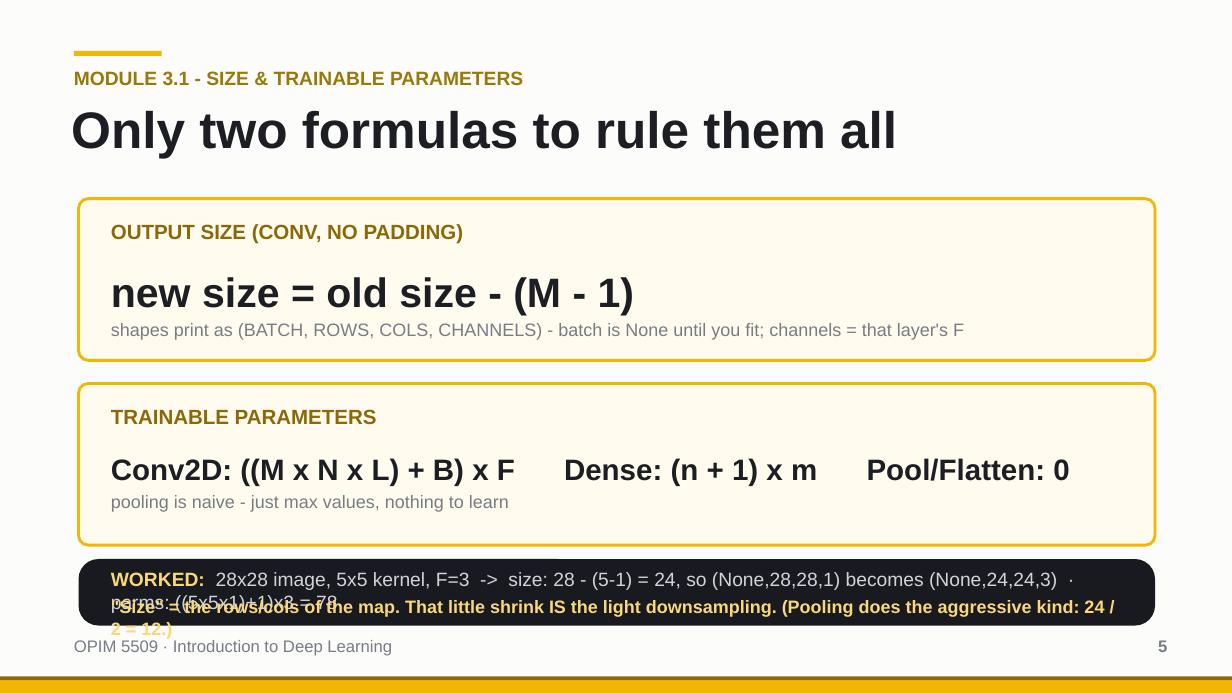
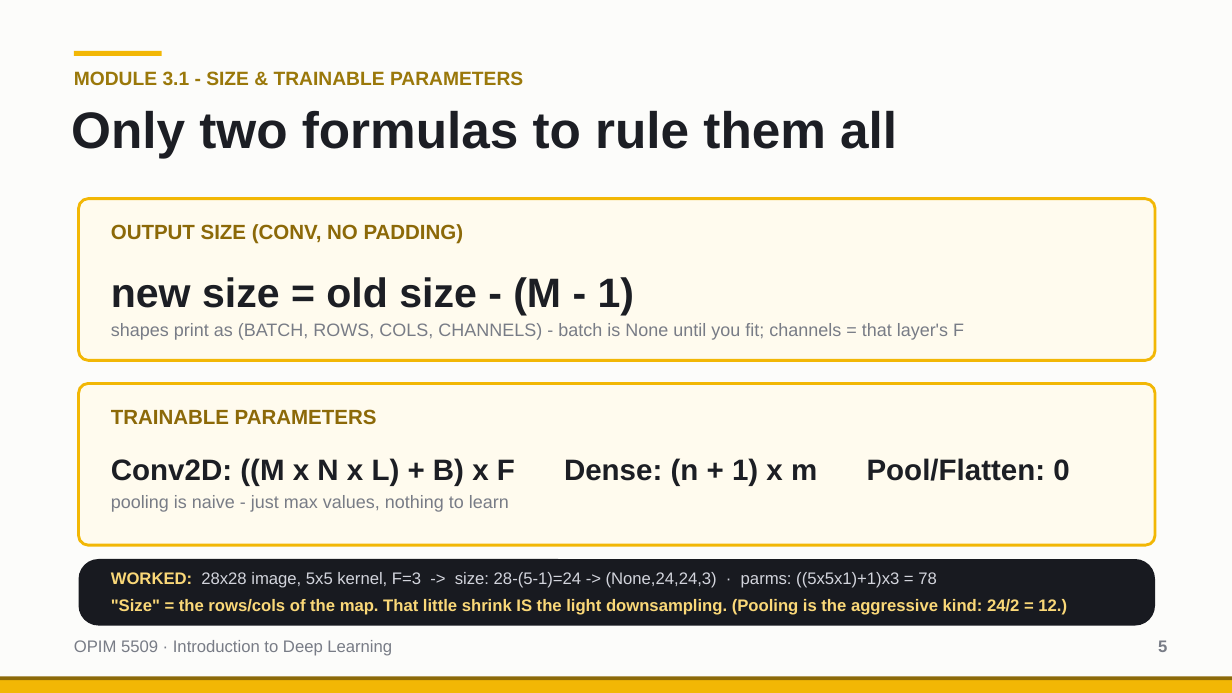
Before and after one commit to drdave-teaching/OPIM5509Files, a slide deck: slide 5 of OPIM5509_Module3_Files/slides/Math for a Simple ConvNet.pptx. Drawn at 1232x693 pixels with LibreOffice and Linux fonts; fonts in the diff are those of the drawing. Boxes give left, top, right and bottom in pixels: in the first picture for what was removed or moved away, otherwise in the second. Text is boxed around its words. In the diff, an @@ line names an element or a change of style, - is before the commit and + after.

```diff
--- a/OPIM5509_Module3_Files/slides/Math for a Simple ConvNet.pptx
+++ b/OPIM5509_Module3_Files/slides/Math for a Simple ConvNet.pptx
@@ text at [111, 599, 1067, 615]: text changed; size 14 to 13 pt @@
-"Size" = the rows/cols of the map. That little shrink IS the light downsampling. (Pooling does the aggressive kind: 24 / 2 = 12.)
+"Size" = the rows/cols of the map. That little shrink IS the light downsampling. (Pooling is the aggressive kind: 24/2 = 12.)
@@ text at [111, 572, 937, 588]: text changed; size 15 to 13 pt @@
-WORKED: 28x28 image, 5x5 kernel, F=3 -> size: 28 - (5-1) = 24, so (None,28,28,1) becomes (None,24,24,3) · parms: ((5x5x1)+1)x3 = 78
+WORKED: 28x28 image, 5x5 kernel, F=3 -> size: 28-(5-1)=24 -> (None,24,24,3) · parms: ((5x5x1)+1)x3 = 78
```
